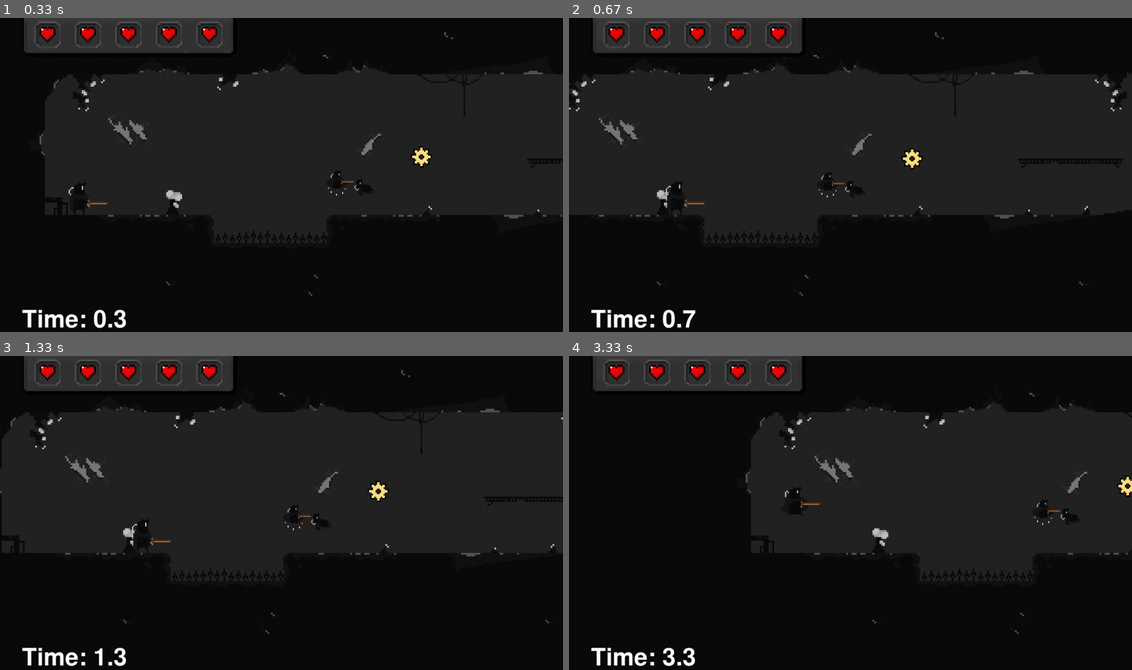
Above: before the commit, frames 1-4 (two rows, left to right).
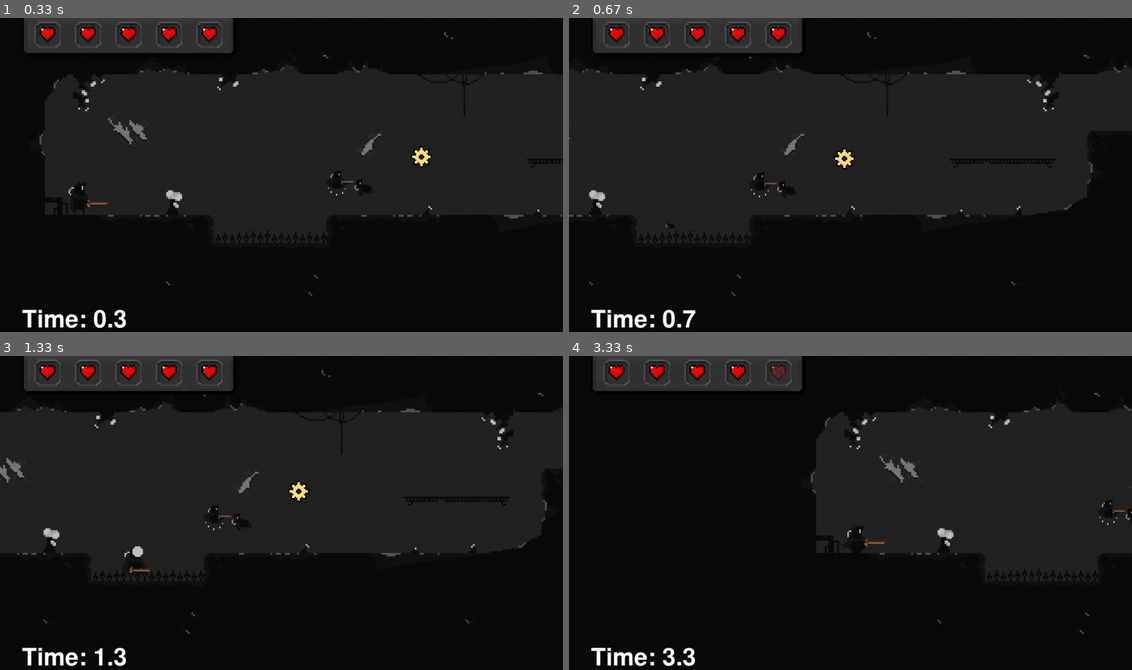
Above: after the commit, the same moments.

Repository: James-Cocker/Pygame-Platformer
Game: pygame game, started from Python_Platformer.py
Same seed, same stepped clock (60 frames per second), same inputs: the game is played once before the commit and once after it.
Inputs:
- Up to frame 1 (0.33 s): no input
- Up to frame 2 (0.67 s): tap Shift at 0.33 s
- Up to frame 3 (1.33 s): no input
- Up to frame 4 (3.33 s): tap Space at 1.73, 2.03, 2.23, 2.53, 2.8, 3.1, 3.23 s; hold Left 2.17-2.7 s; tap Shift at 2.32 s; hold Left 2.73-3.13 s; hold Right from 3.17 s (still down)

Frame 1 is identical in both runs. In frame 2, 2.6% of the frame differs, in the area x 0-100%, y 4-89%; in frame 3, 2.5%; in frame 4, 3.1%, in the area x 31-100%, y 2-89%.

Commit message:
Finish Dash

Diff:
--- a/player.py
+++ b/player.py
@@ -26,7 +26,7 @@
         self.JumpSpeed = -17
         self.Gravity = 0.9
         self.DashCooldown = 0.4             # Time between being able to dash is 0.4s
-        self.DashSpeed = 7
+        self.DashSpeed = 5
 
         self.OnPlatform = False
         self.IsJumping = False
@@ -109,6 +109,7 @@
 
         if self.Dashing == False:
             if self.ShiftPressed:
+                self.AnimationSpeed = 0.25
                 self.TestDashing(self.FacingRight)
                 self.ShiftPressed = False
 
@@ -169,7 +170,7 @@
                     self.Status = 'Idle'
 
     def ApplyDash(self):
-        self.DashSlowSpeed = self.Direction.x / 5.5         # Use a recipricol so that the player slows down by a smaller rate over time, instead of a sudden (or linear) stop
+        self.DashSlowSpeed = round(self.Direction.x / 14, 3)         # Use a recipricol so that the player slows down by a smaller rate over time, instead of a sudden (or linear) stop. Round to 3d.p.
 
         if (self.Direction.x > 1 and self.FacingRight) or (self.Direction.x < -1 and self.FacingRight == False):
             self.Direction.x -= self.DashSlowSpeed
@@ -196,5 +197,7 @@
         if self.Alive:
             self.GetInput()
             self.GetStatus()
-            if self.Dashing: self.ApplyDash()
+            if self.Dashing:
+                self.Status = 'Dash'
+                self.ApplyDash()
         self.Animate()
